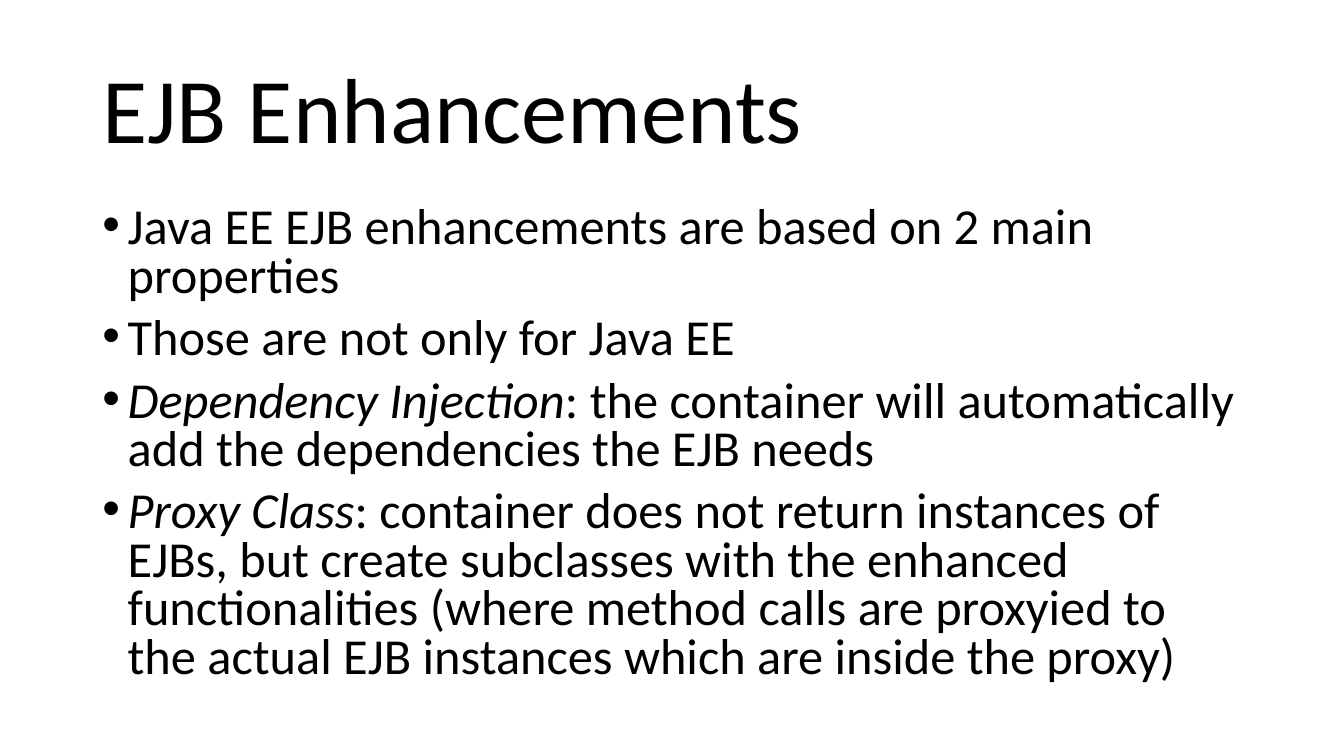
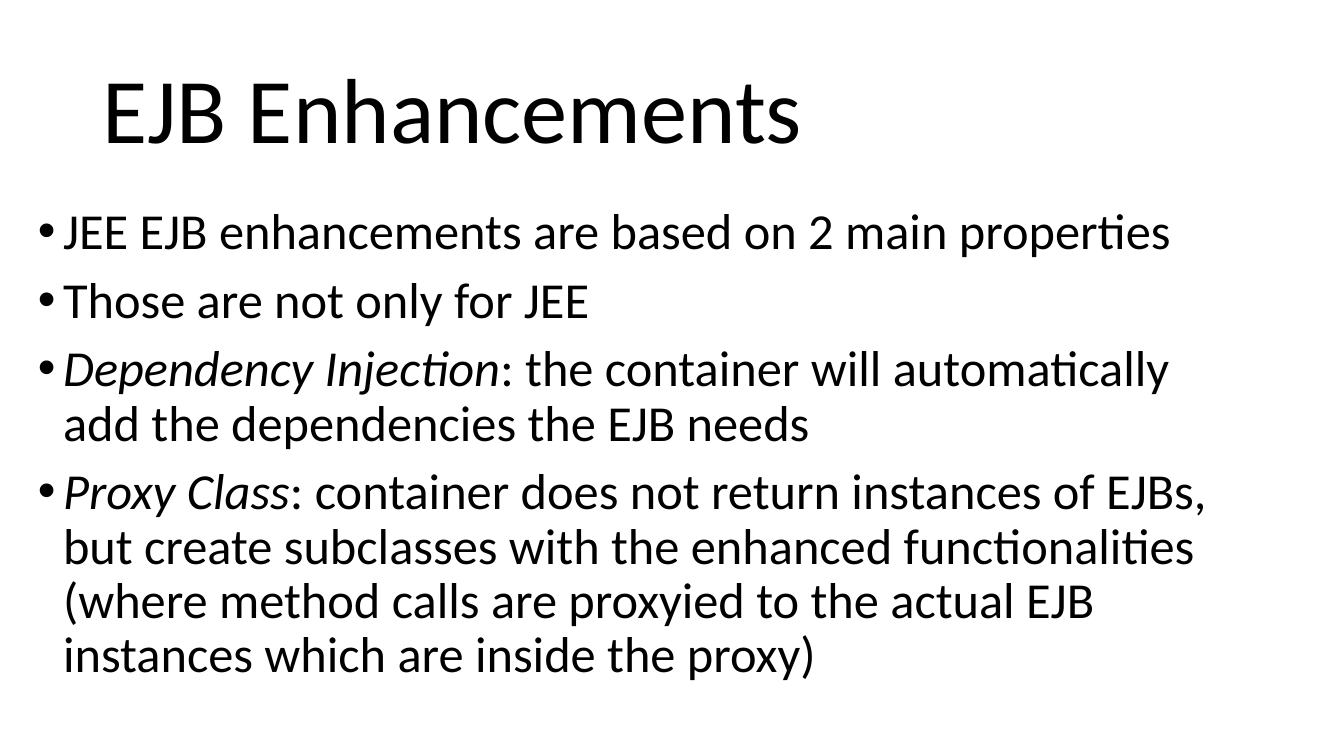
Before and after one commit to arcuri82/testing_security_development_enterprise_systems, a slide deck: slide 4 of doc/intro/slides/lesson_04_ejb.pptx. Drawn at 1344x756 pixels with LibreOffice and Linux fonts; fonts in the diff are those of the drawing. Boxes give left, top, right and bottom in pixels: in the first picture for what was removed or moved away, otherwise in the second. Text is boxed around its words. In the diff, an @@ line names an element or a change of style, - is before the commit and + after.

```diff
--- a/doc/intro/slides/lesson_04_ejb.pptx
+++ b/doc/intro/slides/lesson_04_ejb.pptx
@@ text "JEE EJB enhancements are based ..." moved from (x1=128, y1=209, x2=1234, y2=682) to (x1=63, y1=214, x2=1206, y2=680) @@
@@ text at (x1=63, y1=214, x2=1171, y2=326): text changed @@
-• Java EE EJB enhancements are based on 2 main properties
-• Those are not only for Java EE
+• JEE EJB enhancements are based on 2 main properties
+• Those are not only for JEE
@@ text at (x1=63, y1=351, x2=1206, y2=680): line spacing 0.8 to 0.9 @@
```
Also in this commit, not shown: 7 other slides changed, 1 slide added, 19 other files.
